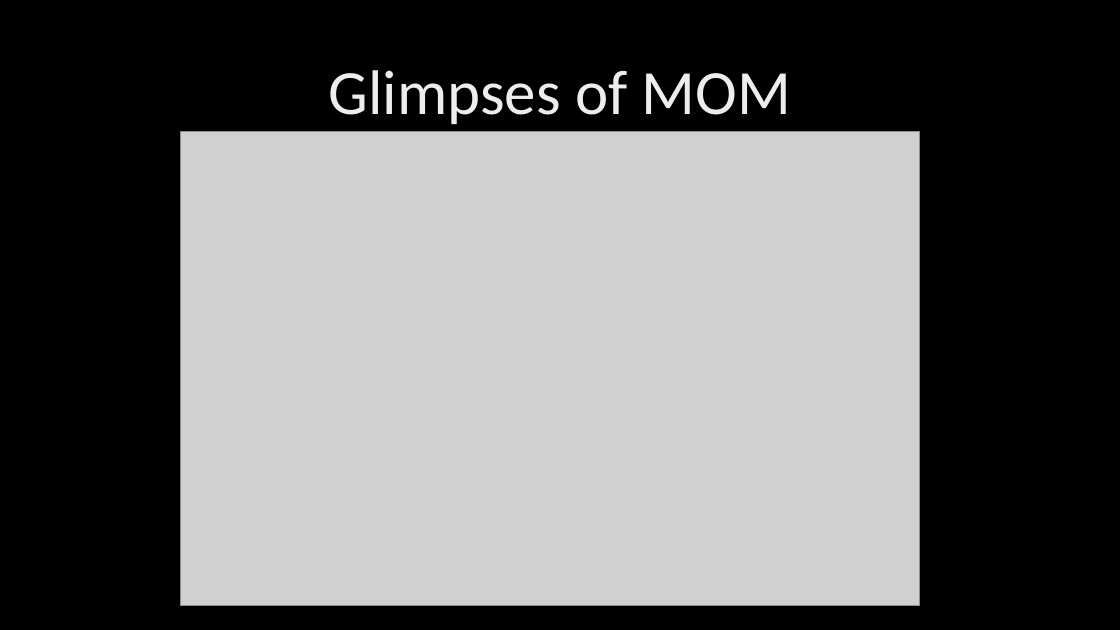
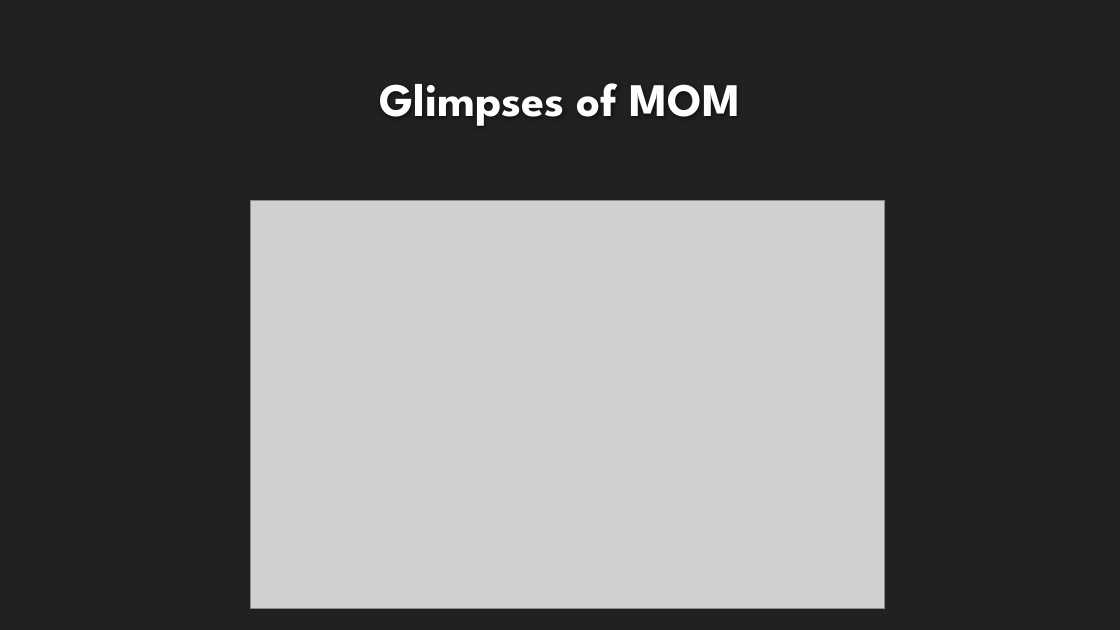
Before and after one commit to HalfMomentum/Belleza, a slide deck: slide 17 of Documentation/BELLZA WEBAPP.pptx (slide 18 before the commit). Drawn at 1120x630 pixels with LibreOffice and Linux fonts; fonts in the diff are those of the drawing; grey boxes stand for pictures; background and template pictures are left out. Boxes give left, top, right and bottom in pixels: in the first picture for what was removed or moved away, otherwise in the second. Text is boxed around its words. In the diff, an @@ line names an element or a change of style, - is before the commit and + after.

```diff
--- a/Documentation/BELLZA WEBAPP.pptx
+++ b/Documentation/BELLZA WEBAPP.pptx
@@ background picture (left out) to #212121 @@
@@ title "Glimpses of MOM": place and size @@
-title "Glimpses of MOM" at (329,70,791,124)
+title "Glimpses of MOM" at (379,83,741,126)
@@ title "Glimpses of MOM" at (379,83,741,126): size 54 to 40 pt, font Calibri to League Spartan, text colour gradient #BFBFBF to #EDEDED to #FFFFFF to #FEFEFE, bold on; line spacing 0.9 to 1; vertical alignment middle to bottom @@
@@ picture: place and size @@
-picture at (181,131,920,606)
+picture at (250,201,885,608)
```
Also in this commit, not shown: 15 other slides changed, 5 slides added, 6 slides removed, 6 other files.
